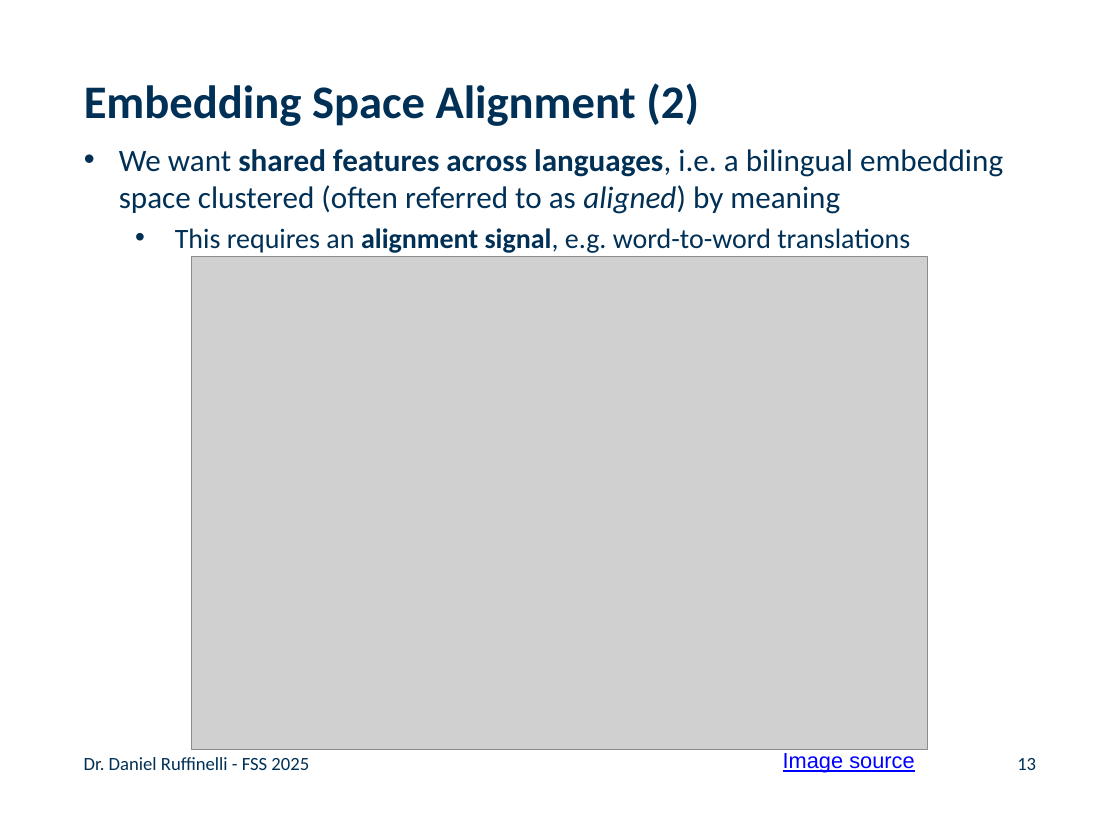
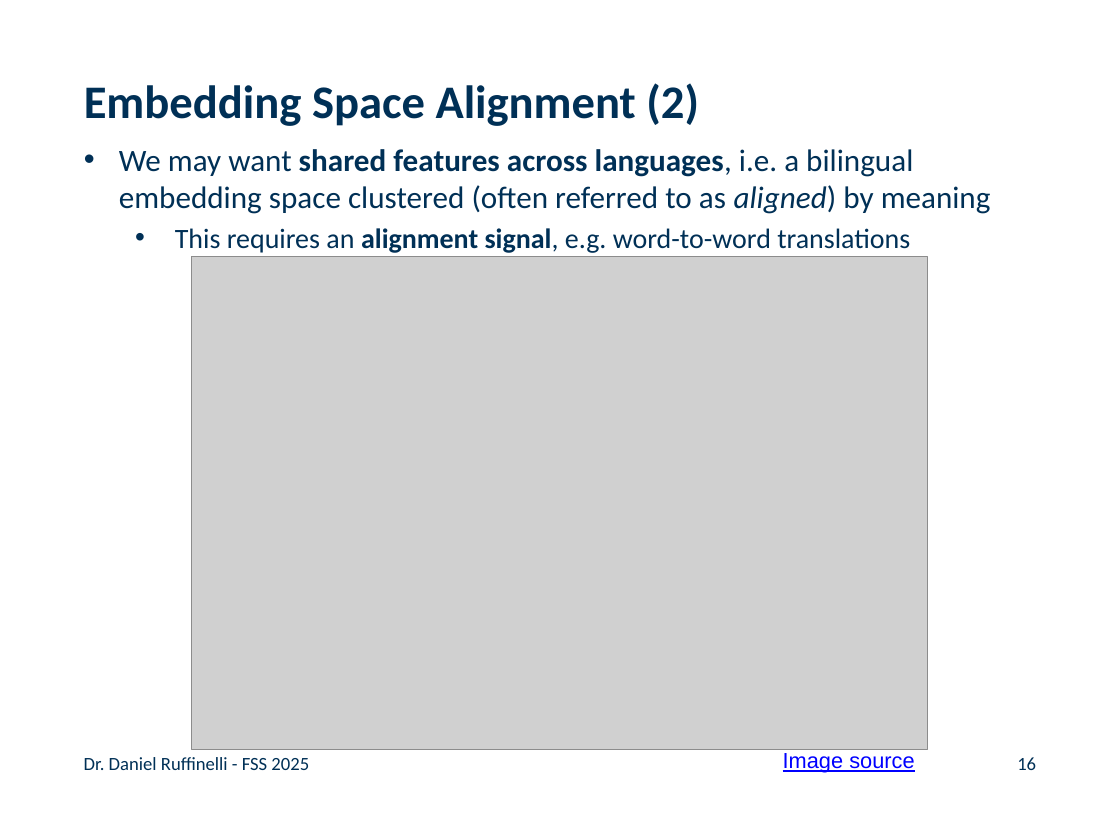
Before and after one commit to rufex2001/teaching_llms, a slide deck: slide 16 of lectures/09_multilingual_nlp/09_multilingual_nlp.pptx (slide 13 before the commit). Drawn at 1120x840 pixels with LibreOffice and Linux fonts; fonts in the diff are those of the drawing; grey boxes stand for pictures; background and template pictures are left out. Boxes give left, top, right and bottom in pixels: in the first picture for what was removed or moved away, otherwise in the second. Text is boxed around its words. In the diff, an @@ line names an element or a change of style, - is before the commit and + after.

```diff
--- a/lectures/09_multilingual_nlp/09_multilingual_nlp.pptx
+++ b/lectures/09_multilingual_nlp/09_multilingual_nlp.pptx
@@ text at <box>119,149,991,214</box>: text changed @@
-• We want shared features across languages, i.e. a bilingual embedding space clustered (often referred to as aligned) by meaning
+• We may want shared features across languages, i.e. a bilingual embedding space clustered (often referred to as aligned) by meaning
@@ page number at <box>1017,757,1036,770</box>: text changed @@
-13
+16
```
Also in this commit, not shown: 10 other slides changed, 4 slides added, 13 other files.
